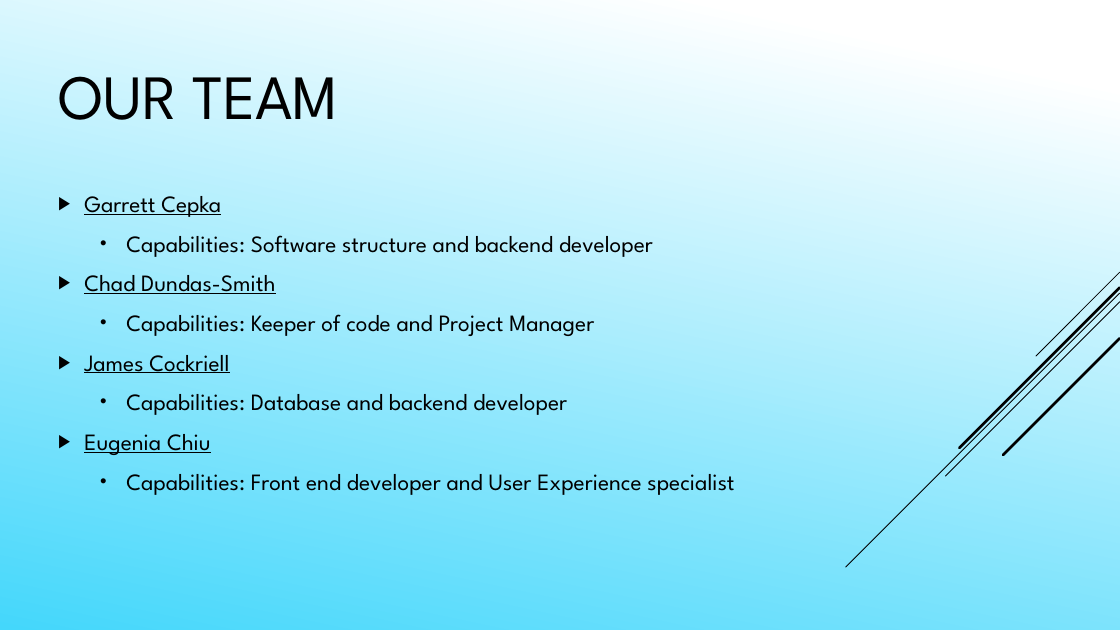
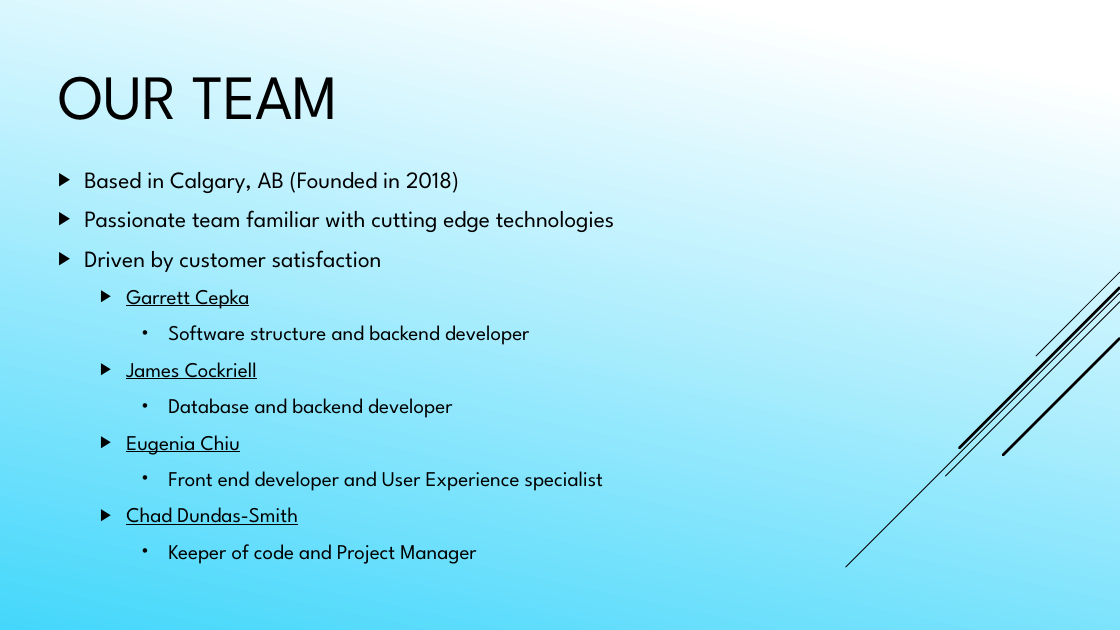
Before and after one commit to Daefikio/OOD2018Team2pro, a slide deck: slide 2 of Presentation Powerpoint.pptx. Drawn at 1120x630 pixels with LibreOffice and Linux fonts; fonts in the diff are those of the drawing. Boxes give left, top, right and bottom in pixels: in the first picture for what was removed or moved away, otherwise in the second. Text is boxed around its words. In the diff, an @@ line names an element or a change of style, - is before the commit and + after.

```diff
--- a/Presentation Powerpoint.pptx
+++ b/Presentation Powerpoint.pptx
@@ text at box(84, 172, 614, 272): paragraphs added @@
+▶ Based in Calgary, AB (Founded in 2018)
+▶ Passionate team familiar with cutting edge technologies
+▶ Driven by customer satisfaction
@@ text at box(126, 289, 298, 525): size 20 to 18 pt in "Garrett Cepka", "Chad Dundas-Smith"; list level 1 to 2 in "Garrett Cepka"; list level 1 to 2 in "Chad Dundas-Smith" @@
@@ text at box(126, 362, 603, 491): text changed; size 20 to 18 pt @@
-  • Capabilities: Software structure and backend developer
+    • Software structure and backend developer
+  ▶ James Cockriell
+    • Database and backend developer
+  ▶ Eugenia Chiu
+    • Front end developer and User Experience specialist
@@ text at box(168, 544, 476, 564): text changed; size 20 to 18 pt @@
-  • Capabilities: Keeper of code and Project Manager
-▶ James Cockriell
-  • Capabilities: Database and backend developer
-▶ Eugenia Chiu
-  • Capabilities: Front end developer and User Experience specialist
+    • Keeper of code and Project Manager
```
Also in this commit, not shown: 3 other slides changed, 1 slide added, 5 other files.
